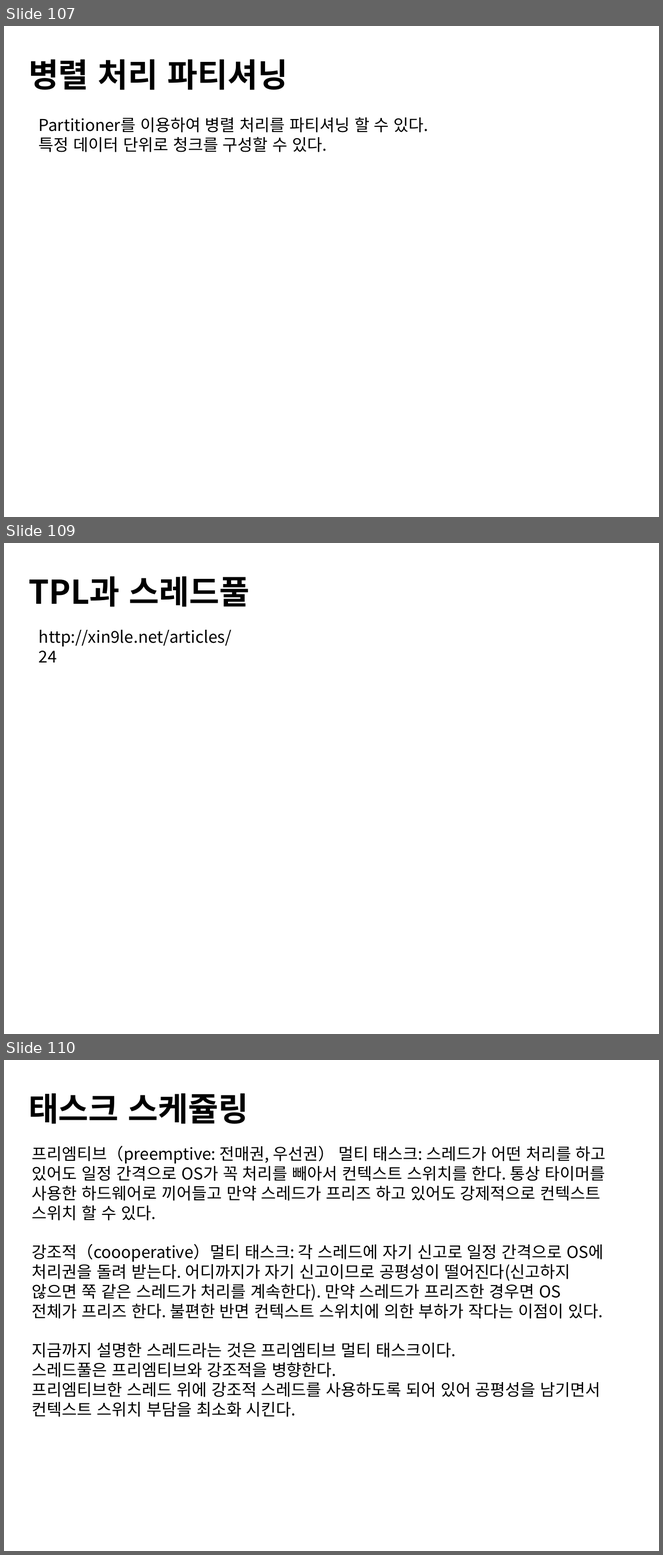
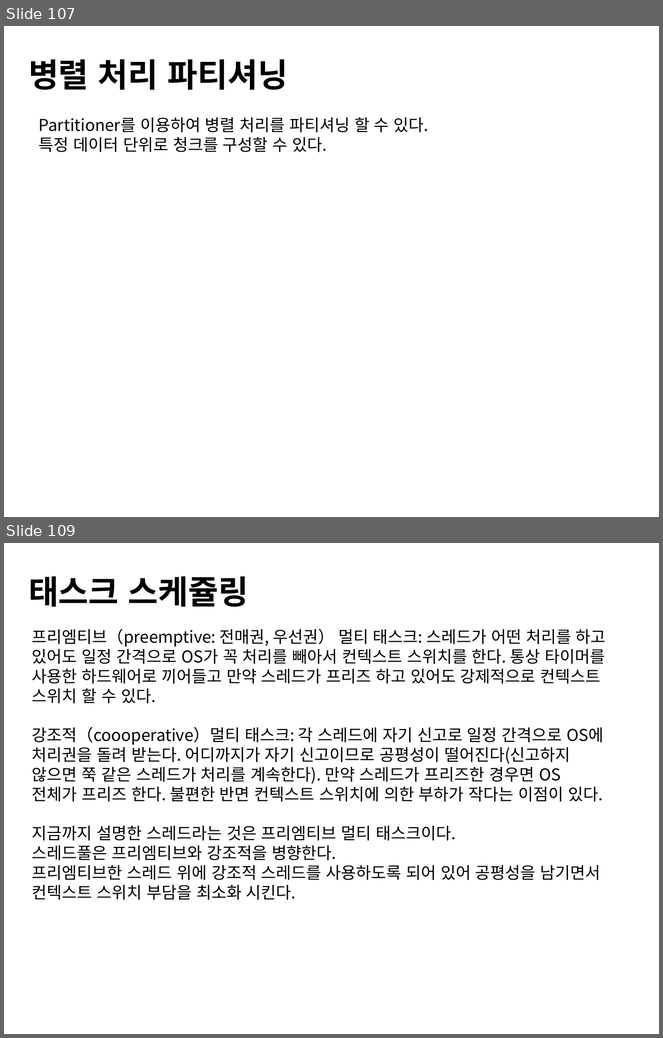
Before and after one commit to cuongdodinh/CSharp-Beginners-Guide, a slide deck: 닷넷 병렬 프로그래밍의 모든 것.pptx. Shown one above the other, each under a label of ours: slides 107, 109 and 110 before the commit, slides 107 and 109 after it; the slides between them are not shown. The pictures are 663x1555 and 663x1038 pixels, drawn with LibreOffice and Linux fonts; fonts in the diff are those of the drawing. Boxes give left, top, right and bottom in pixels: in the first picture for what was removed or moved away, otherwise in the second. Text is boxed around its words. In the diff, an @@ line names an element or a change of style, - is before the commit and + after.

```diff
--- a/닷넷 병렬 프로그래밍의 모든 것.pptx
+++ b/닷넷 병렬 프로그래밍의 모든 것.pptx
@@ slide 109 removed at (4,543,659,1034), background #FFFFFF @@
@@ text removed at (28,576,249,607) @@
-TPL과 스레드풀
@@ text removed at (39,630,232,663) @@
-http://xin9le.net/articles/24
@@ what was slide 110 is now slide 109 @@
```
Also in this commit, not shown: 4 slides changed, 3 slides added, 3 other slides removed, 2 other files.
